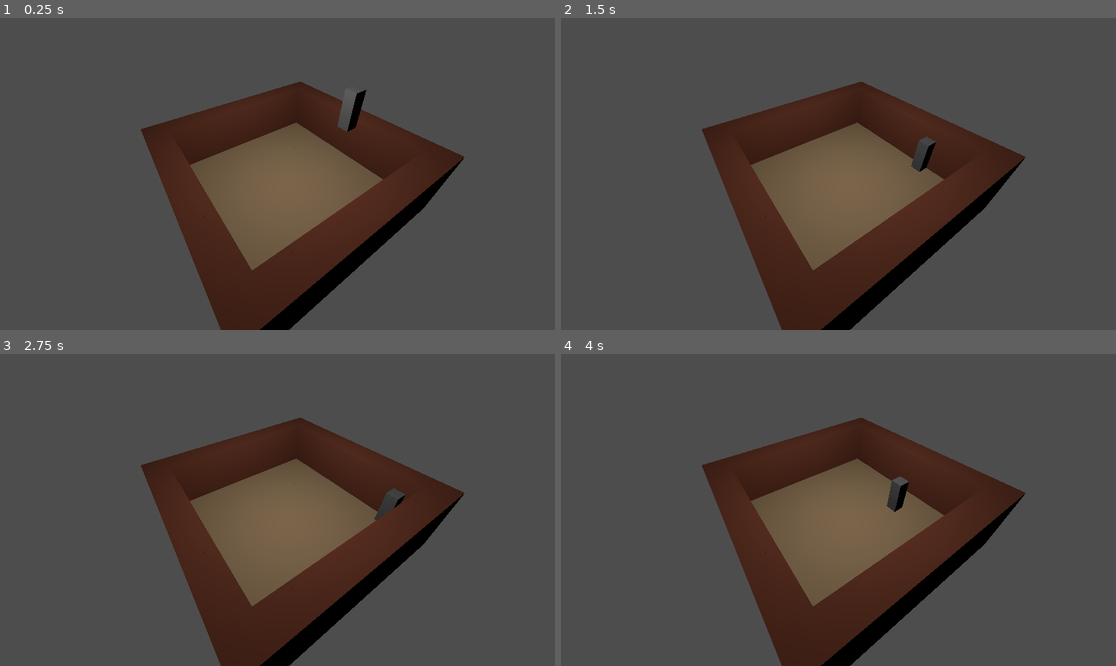
Above: before the commit, frames 1-4 (two rows, left to right).
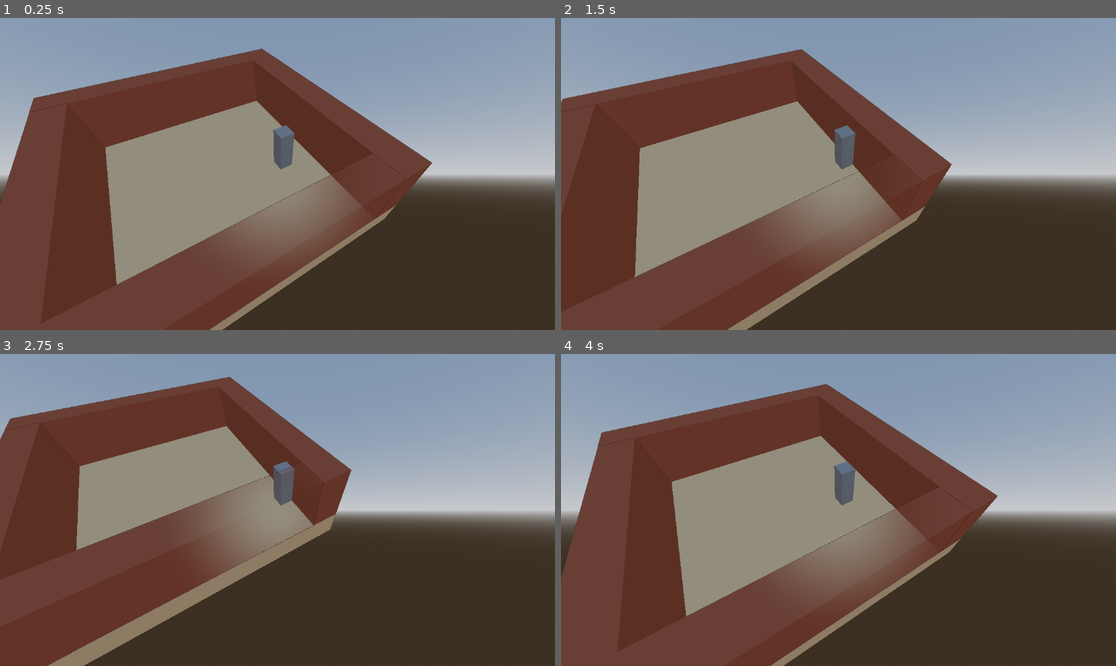
Above: after the commit, the same moments.

Repository: GenryMacros/Couple_Connection
Game: Godot game, scene res://root.tscn
Two runs of this game, one before a commit and one after it. Both use one fixed random seed, a clock stepped at 60 frames per second and the inputs below.
Inputs:
- Up to frame 1 (0.25 s): no input
- Up to frame 2 (1.5 s): hold D (right) 0.53-1.28 s; tap Enter at 1.25 s; hold S (backward) from 1.28 s (still down)
- Up to frame 3 (2.75 s): release S (backward) at 2.03 s; hold D (right) from 2.03 s (still down)
- Up to frame 4 (4 s): tap Space at 2.75 s; release D (right) at 2.78 s; hold W (forward) 2.78-3.53 s; hold A (left) from 3.53 s (still down)

The runs differ from the first frame. In frame 1, 95% of the frame differs, in the area x 0-100%, y 0-100%; in frame 2, 93%; in frame 3, 91%; in frame 4, 94%.

Commit message:
opaque walls + complex camera

Diff:
--- a/Characters/Player.tscn
+++ b/Characters/Player.tscn
@@ -14,3 +14,6 @@
 transform = Transform3D(1, 0, 0, 0, 3, 0, 0, 0, 1, 0, 0, 0)
 
 [node name="Player" parent="visuals" instance=ExtResource("1_kudel")]
+
+[node name="camera_point" type="Node3D" parent="."]
+transform = Transform3D(-0.515038, 0.656628, -0.550976, 0, 0.642788, 0.766044, 0.857167, 0.394542, -0.33106, -8.97317, 9.93776, -5.87174)
--- /dev/null
+++ b/Characters/Scripts/camera_rig.gd
@@ -0,0 +1,21 @@
+extends Node3D
+
+@onready var background_viewport = $base_camera/background_viewport_container/background_viewport
+@onready var foreground_viewport = $base_camera/foreground_viewport_container2/foreground_viewport
+
+@onready var background_camera = $base_camera/background_viewport_container/background_viewport/background_camera
+@onready var foreground_camera = $base_camera/foreground_viewport_container2/foreground_viewport/foreground_camera
+
+# Called when the node enters the scene tree for the first time.
+func _ready():
+	resize()
+
+
+func resize():
+	background_viewport.size = DisplayServer.window_get_size()
+	foreground_viewport.size = DisplayServer.window_get_size()
+
+# Called every frame. 'delta' is the elapsed time since the previous frame.
+func _process(delta):
+	background_camera.global_transform = GameManager.player.camera_point.global_transform
+	foreground_camera.global_transform = GameManager.player.camera_point.global_transform
--- a/Characters/Scripts/player_sc.gd
+++ b/Characters/Scripts/player_sc.gd
@@ -3,6 +3,11 @@
 
 var SPEED = ProjectSettings.get_setting("Player/speed")
 var gravity = ProjectSettings.get_setting("World/gravity")
+@onready var camera_point = $camera_point
+
+
+func _ready():
+	GameManager.set_player(self)
 
 
 func _physics_process(delta):
--- /dev/null
+++ b/Characters/camera_rig.tscn
@@ -0,0 +1,49 @@
+[gd_scene load_steps=4 format=3 uid="uid://b2i8tmpnfqoyf"]
+
+[ext_resource type="Script" path="res://Characters/Scripts/camera_rig.gd" id="1_j00m2"]
+[ext_resource type="Shader" path="res://Shaders/forground_shader.gdshader" id="2_ergob"]
+
+[sub_resource type="ShaderMaterial" id="ShaderMaterial_ef2tf"]
+shader = ExtResource("2_ergob")
+shader_parameter/MULTIPLIER = 0.56
+shader_parameter/SCALE = 0.5
+shader_parameter/SOFTNESS = 0.45
+shader_parameter/BASE_OPACITY = 1.0
+
+[node name="CameraRig" type="Node3D"]
+script = ExtResource("1_j00m2")
+
+[node name="base_camera" type="Camera3D" parent="."]
+cull_mask = 1047552
+
+[node name="background_viewport_container" type="SubViewportContainer" parent="base_camera"]
+anchors_preset = 15
+anchor_right = 1.0
+anchor_bottom = 1.0
+grow_horizontal = 2
+grow_vertical = 2
+
+[node name="background_viewport" type="SubViewport" parent="base_camera/background_viewport_container"]
+transparent_bg = true
+handle_input_locally = false
+render_target_update_mode = 4
+
+[node name="background_camera" type="Camera3D" parent="base_camera/background_viewport_container/background_viewport"]
+cull_mask = 1
+
+[node name="foreground_viewport_container2" type="SubViewportContainer" parent="base_camera"]
+material = SubResource("ShaderMaterial_ef2tf")
+anchors_preset = 15
+anchor_right = 1.0
+anchor_bottom = 1.0
+grow_horizontal = 2
+grow_vertical = 2
+
+[node name="foreground_viewport" type="SubViewport" parent="base_camera/foreground_viewport_container2"]
+transparent_bg = true
+handle_input_locally = false
+render_target_update_mode = 4
+
+[node name="foreground_camera" type="Camera3D" parent="base_camera/foreground_viewport_container2/foreground_viewport"]
+transform = Transform3D(1, 0, 0, 0, 1, 0, 0, 0, 1, -0.00483966, 1.19209e-07, 0.0192647)
+cull_mask = 2
--- a/Environment/Imported/imported_wall_mock.tscn
+++ b/Environment/Imported/imported_wall_mock.tscn
@@ -15,6 +15,7 @@
 [node name="ImportedWallMock" type="Node3D"]
 
 [node name="Wall" type="MeshInstance3D" parent="."]
+layers = 2
 material_override = SubResource("StandardMaterial3D_gsqvm")
 mesh = SubResource("BoxMesh_05g0q")
 
--- /dev/null
+++ b/Shaders/forground_shader.gdshader
@@ -0,0 +1,30 @@
+shader_type canvas_item;
+
+uniform float MULTIPLIER = 0.56; // adjusts the height of the vignette effect
+uniform float SCALE = 0.5; // adjusts the size of the vignette
+uniform float SOFTNESS = 0.45; // adjusts the smoothness of the edges
+
+uniform float BASE_OPACITY = 0.6; // sets the opacity of the vignette effect
+
+void fragment(){ // beginning of the fragment shader function
+
+	// calculate the distance from the center of the canvas item to each pixel, taking into account the MULTIPLIER variable to adjust the height of the vignette
+	float val = distance(vec2(UV.x , UV.y * MULTIPLIER), vec2(0.5 , 0.5 * MULTIPLIER));
+
+	// divide the val variable by the SCALE variable to adjust the size of the vignette
+	val = val / SCALE;
+
+	// apply a smoothstep function to the val variable, creating a smooth gradient from the center of the canvas item to the edges based on the SOFTNESS variable. This creates the actual vignette.
+	float vignette = smoothstep(0.0, SOFTNESS, val);
+
+	// if the vignette is greater than the BASE_OPACITY variable, set it to BASE_OPACITY. This allows you to set a base opacity for the layer
+	if(vignette > BASE_OPACITY){
+		vignette = BASE_OPACITY;
+	}
+
+	// if the alpha value of the pixel is greater than 0.99 apply the effect
+	if(COLOR.a > 0.99){
+		COLOR = vec4(COLOR.r,COLOR.g,COLOR.b , vignette );
+	}
+
+}
--- /dev/null
+++ b/Shaders/forground_shader_2.gdshader
@@ -0,0 +1,11 @@
+shader_type canvas_item;
+
+uniform float OPACITY = 0.0;
+
+void fragment() {
+
+	float grey = (COLOR.r+COLOR.g+COLOR.b)/3.0;
+	if(COLOR.a > 0.9){
+		COLOR = vec4(grey,grey,grey,OPACITY);
+	}
+}
--- /dev/null
+++ b/game_manager.gd
@@ -0,0 +1,7 @@
+extends Node
+
+
+var player: Node
+
+func set_player(player_node):
+	player = player_node
--- a/project.godot
+++ b/project.godot
@@ -14,6 +14,10 @@
 run/main_scene="res://root.tscn"
 config/features=PackedStringArray("4.2", "Forward Plus")
 config/icon="res://icon.svg"
+
+[autoload]
+
+GameManager="*res://game_manager.gd"
 
 [input]
 
--- a/root.tscn
+++ b/root.tscn
@@ -1,26 +1,51 @@
-[gd_scene load_steps=4 format=3 uid="uid://dum3u8ny6bfvw"]
+[gd_scene load_steps=9 format=3 uid="uid://dum3u8ny6bfvw"]
 
 [ext_resource type="MeshLibrary" uid="uid://dxvwh8s1do674" path="res://Environment/mesh_library.tres" id="1_42eyh"]
+[ext_resource type="PackedScene" uid="uid://bwyei52th0g1e" path="res://Environment/Imported/imported_wall_mock.tscn" id="2_51hkn"]
 [ext_resource type="Script" path="res://Characters/Scripts/player_sc.gd" id="2_56cjd"]
 [ext_resource type="PackedScene" uid="uid://btv3xq8q2os8c" path="res://Characters/Player.tscn" id="2_rns53"]
+[ext_resource type="PackedScene" uid="uid://b2i8tmpnfqoyf" path="res://Characters/camera_rig.tscn" id="4_6n7wx"]
+
+[sub_resource type="ProceduralSkyMaterial" id="ProceduralSkyMaterial_vokdu"]
+sky_horizon_color = Color(0.64625, 0.65575, 0.67075, 1)
+ground_horizon_color = Color(0.64625, 0.65575, 0.67075, 1)
+
+[sub_resource type="Sky" id="Sky_tcdlv"]
+sky_material = SubResource("ProceduralSkyMaterial_vokdu")
+
+[sub_resource type="Environment" id="Environment_sld77"]
+background_mode = 2
+sky = SubResource("Sky_tcdlv")
+tonemap_mode = 2
+glow_enabled = true
 
 [node name="root" type="Node3D"]
 
+[node name="WorldEnvironment" type="WorldEnvironment" parent="."]
+environment = SubResource("Environment_sld77")
+
 [node name="GridMap" type="GridMap" parent="."]
+transform = Transform3D(1, 0, 0, 0, 1, 0, 0, 0, 1, 0.00351286, -0.0194302, -0.0287657)
 mesh_library = ExtResource("1_42eyh")
 data = {
-"cells": PackedInt32Array(0, 65535, 0, 1, 0, 0, 3, 0, 0, 3,  …(1126 unchanged characters)… 1, 131076, 65532, 1, 131076, 65531, 1, 131075, 65531, 1, 131074, 65531, 1, 131072, 65531, 1, 196607, 65531, 1, 196606, 65531, 1, 196605, 65531, 1, 196604, 65531, 1, 196604, 65532, 1, 196604, 65533, 1, 196604, 65534, 1, 196604, 65535, 1, 196604, 0, 1, 196604, 1, 1, 196604, 2, 1, 196604, 3, 1, 196605, 3, 1, 196606, 3, 1, 196607, 3, 1, 131072, 3, 1, 131073, 3, 1, 131074, 3, 1, 131075, 3, 1, 131073, 65531, 1, 131068, 65531, 1, 131069, 65531, 1, 131070, 65531, 1, 131071, 65531, 1, 65536, 65531, 1, 65537, 65531, 1, 65538, 65531, 1, 65539, 65531, 1, 65540, 65531, 1, 65540, 3, 1, 65540, 2, 1, 65540, 1, 1, 65540, 0, 1, 65540, 65535, 1, 65540, 65534, 1, 65540, 65533, 1, 65540, 65532, 1, 131068, 3, 1, 131069, 3, 1, 131070, 3, 1, 131071, 3, 1, 65536, 3, 1, 65537, 3, 1, 65538, 3, 1, 65539, 3, 1, 131068, 65532, 1, 131068, 65533, 1, 131068, 65534, 1, 131068, 65535, 1, 131068, 0, 1, 131068, 1, 1, 131068, 2, 1)
+"cells": PackedInt32Array(0, 65535, 0, 1, 0, 0, 3, 0, 0, 3,  …(1126 unchanged characters)… 1, 131076, 65532, 1, 131076, 65531, 1, 196604, 3, 1, 196605, 3, 1, 196606, 3, 1, 196607, 3, 1, 131072, 3, 1, 131073, 3, 1, 131074, 3, 1, 131075, 3, 1, 65540, 3, 1, 65540, 2, 1, 65540, 1, 1, 65540, 0, 1, 65540, 65535, 1, 65540, 65534, 1, 65540, 65533, 1, 65540, 65532, 1, 131069, 3, 1, 131071, 3, 1, 65536, 3, 1, 65537, 3, 1, 65538, 3, 1, 65539, 3, 1, 131068, 3, 1, 131070, 3, 1, 65540, 65531, 1)
 }
-metadata/_editor_floor_ = Vector3(0, 1, 0)
+metadata/_editor_floor_ = Vector3(0, 2, 0)
+
+[node name="opaque_wall_0" parent="GridMap" instance=ExtResource("2_51hkn")]
+transform = Transform3D(8, 0, 0, 0, 2, 0, 0, 0, 1, 0.00178397, 3.98527, -8.9993)
+
+[node name="opaque_wall_1" parent="GridMap" instance=ExtResource("2_51hkn")]
+transform = Transform3D(-3.0598e-07, 0, 1, 0, 2, 0, -7, 0, -4.37114e-08, -6.98886, 3.99556, -1.00603)
 
 [node name="Player" parent="." instance=ExtResource("2_rns53")]
-transform = Transform3D(1, 0, 0, 0, 1, 0, 0, 0, 1, -1.01384, 8.41311, 3.60871)
+transform = Transform3D(1, 0, 0, 0, 1, 0, 0, 0, 1, -1.01384, 3.60631, 3.60871)
 script = ExtResource("2_56cjd")
-
-[node name="Camera3D" type="Camera3D" parent="."]
-transform = Transform3D(-0.573797, 0.563497, -0.59433, -0.0205885, 0.715526, 0.698283, 0.818739, 0.412909, -0.398965, -9.59468, 15.3445, -8.90262)
 
 [node name="OmniLight3D" type="OmniLight3D" parent="."]
 transform = Transform3D(1, 0, 0, 0, 1, 0, 0, 0, 1, 0, 13.4375, -1.45409)
+visible = false
 light_energy = 3.0
 omni_range = 36.3671
+
+[node name="CameraRig" parent="." instance=ExtResource("4_6n7wx")]
Not shown: 3 places in Environment/mesh_library.tres that only renumber resources
